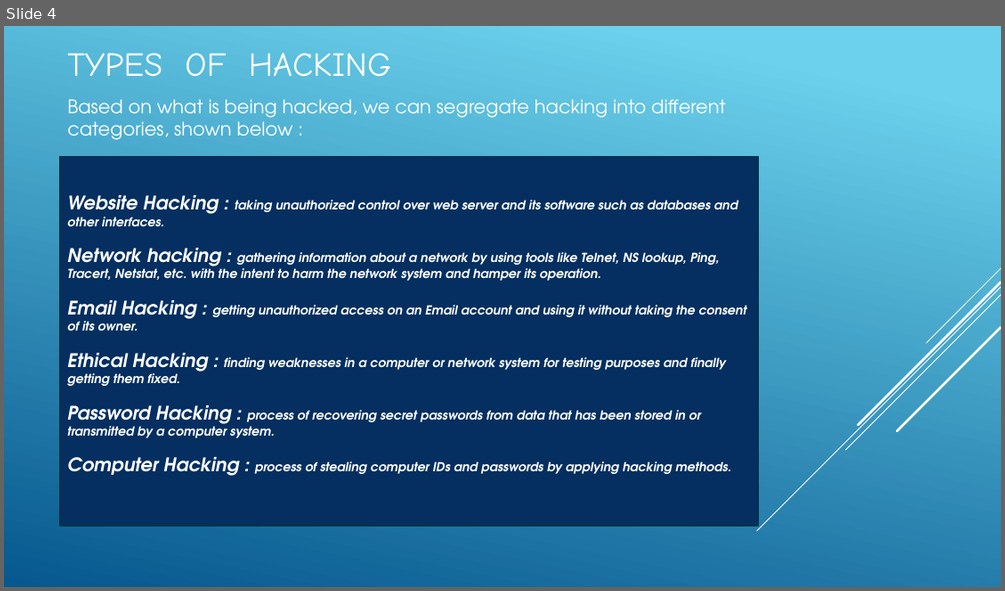
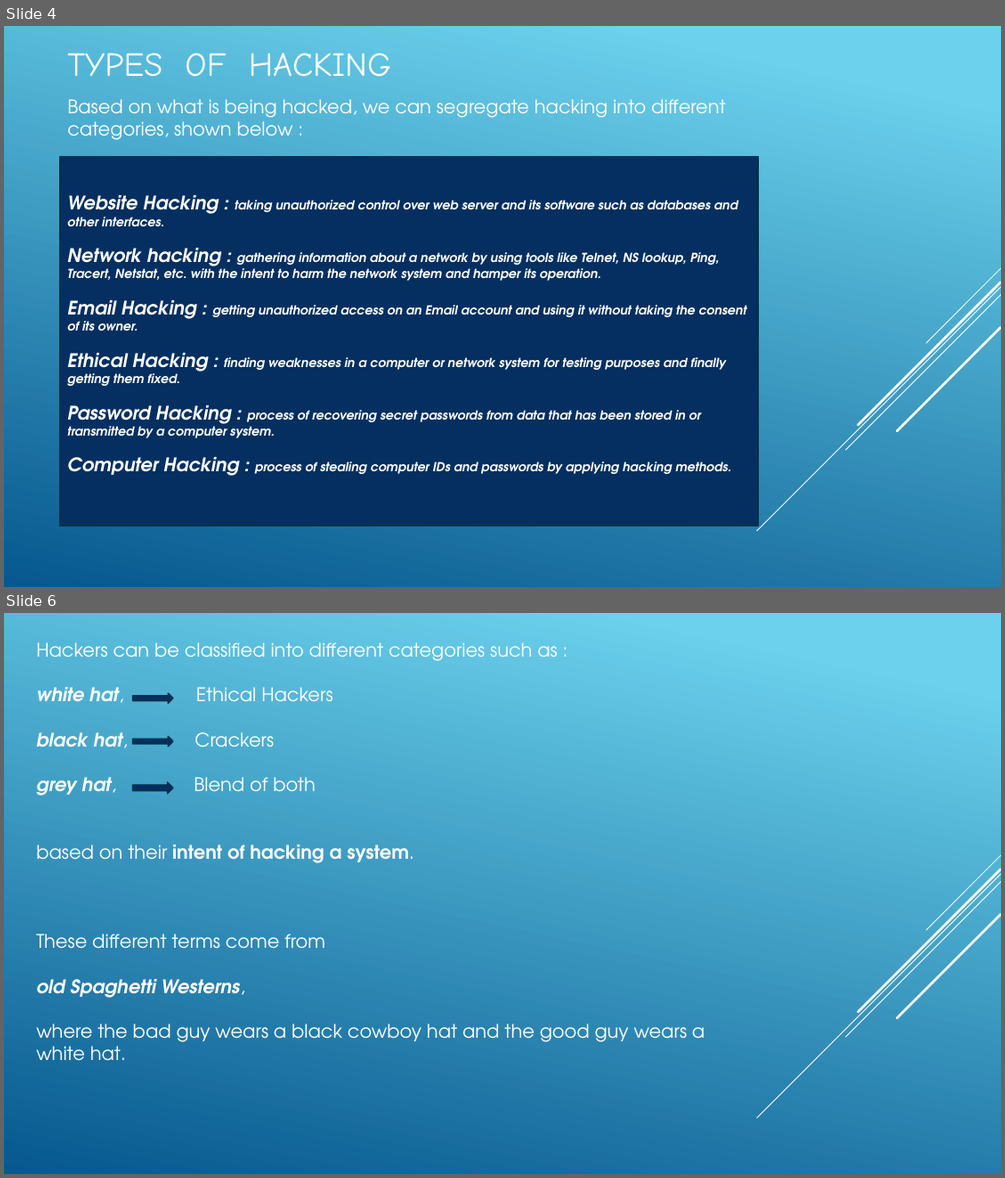
Before and after one commit to mahyaram/Ethical-Hacking, a slide deck: Ethical Hacking.pptx. Shown one above the other, each under a label of ours: slide 4 before the commit, slides 4 and 6 after it; the slides between them are not shown. The pictures are 1005x591 and 1005x1178 pixels, drawn with LibreOffice and Linux fonts; fonts in the diff are those of the drawing. Boxes give left, top, right and bottom in pixels: in the first picture for what was removed or moved away, otherwise in the second. Text is boxed around its words. In the diff, an @@ line names an element or a change of style, - is before the commit and + after.

```diff
--- a/Ethical Hacking.pptx
+++ b/Ethical Hacking.pptx
@@ slide 6 added at (4,613,1001,1174), background gradient #6ED2EB to #06588E; not listed: 5 template elements that a slide beside it also shows @@
@@ text added at (36,642,704,1061), 18 pt, text #FFFFFF @@
+Hackers can be classified into different categories such as :
+white hat, Ethical Hackers
+black hat, Crackers
+grey hat, Blend of both
+based on their intent of hacking a system.
+These different terms come from
+old Spaghetti Westerns,
+where the bad guy wears a black cowboy hat and the good guy wears a white hat.
@@ right arrow added at (133,693,173,704), fill #052F61, outline #043148 1.25 pt @@
@@ right arrow added at (133,737,173,747), fill #052F61, outline #043148 1.25 pt @@
@@ right arrow added at (133,782,173,793), fill #052F61, outline #043148 1.25 pt @@
```
Also in this commit, not shown: 2 other slides added.
